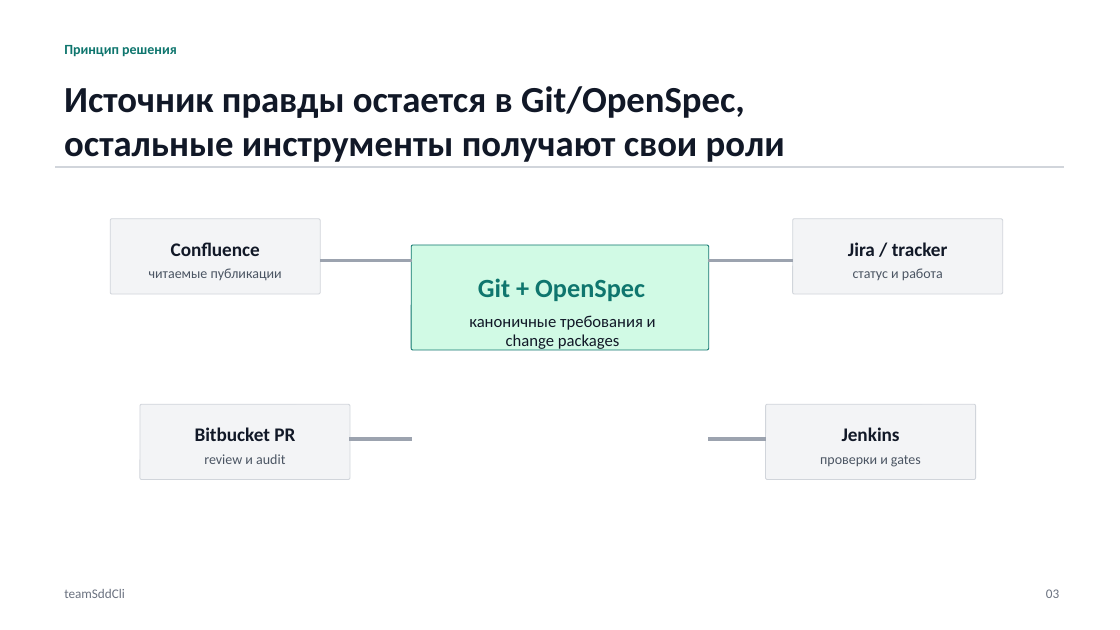
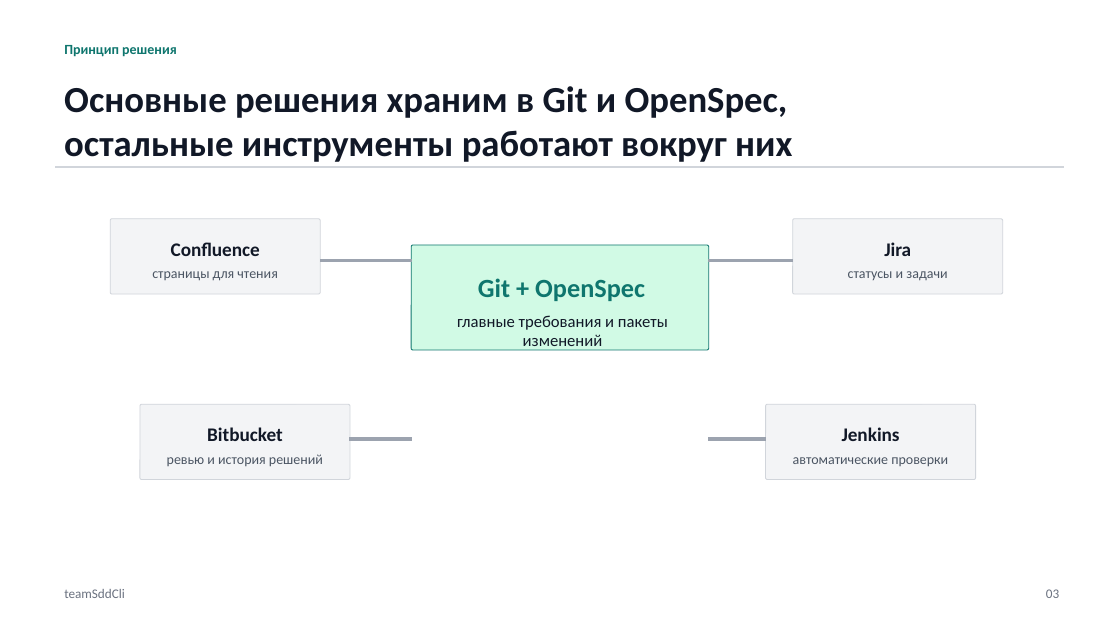
Before and after one commit to danka19/teamSddCli, a slide deck: slide 3 of outputs/team-sdd-principle-mvp-plan.pptx. Drawn at 1120x630 pixels with LibreOffice and Linux fonts; fonts in the diff are those of the drawing. Boxes give left, top, right and bottom in pixels: in the first picture for what was removed or moved away, otherwise in the second. Text is boxed around its words. In the diff, an @@ line names an element or a change of style, - is before the commit and + after.

```diff
--- a/outputs/team-sdd-principle-mvp-plan.pptx
+++ b/outputs/team-sdd-principle-mvp-plan.pptx
@@ text at bbox=[64, 86, 792, 162]: text changed @@
-Источник правды остается в Git/OpenSpec, остальные инструменты получают свои роли
+Основные решения храним в Git и OpenSpec, остальные инструменты работают вокруг них
@@ text at bbox=[884, 242, 911, 256]: text changed @@
-Jira / tracker
+Jira
@@ text at bbox=[152, 271, 277, 281]: text changed @@
-читаемые публикации
+страницы для чтения
@@ text at bbox=[848, 271, 947, 280]: text changed @@
-статус и работа
+статусы и задачи
@@ text at bbox=[457, 315, 668, 351]: text changed @@
-каноничные требования и change packages
+главные требования и пакеты изменений
@@ text at bbox=[207, 427, 283, 441]: text changed @@
-Bitbucket PR
+Bitbucket
@@ text at bbox=[167, 454, 323, 466]: text changed @@
-review и audit
+ревью и история решений
@@ text at bbox=[793, 457, 948, 466]: text changed @@
-проверки и gates
+автоматические проверки
```
Also in this commit, not shown: 5 other slides changed, 2 slides added, 2 slides removed.
